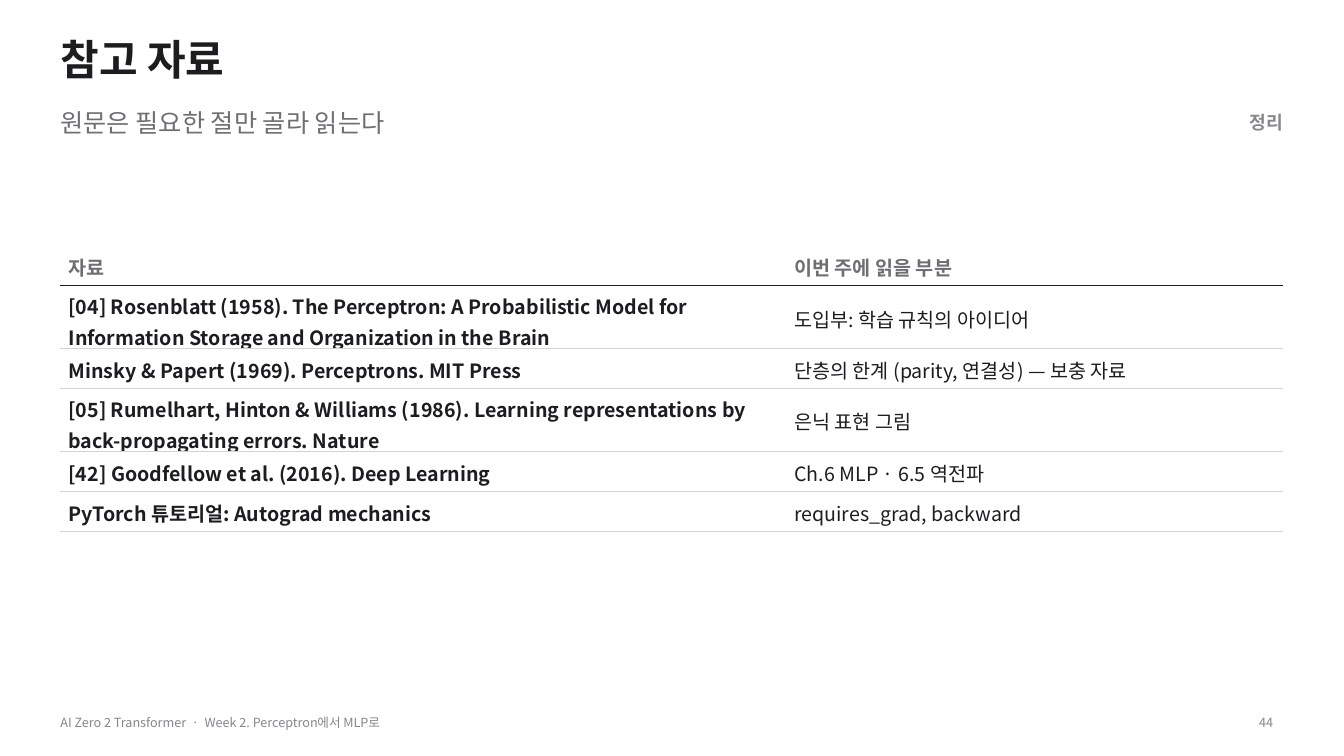
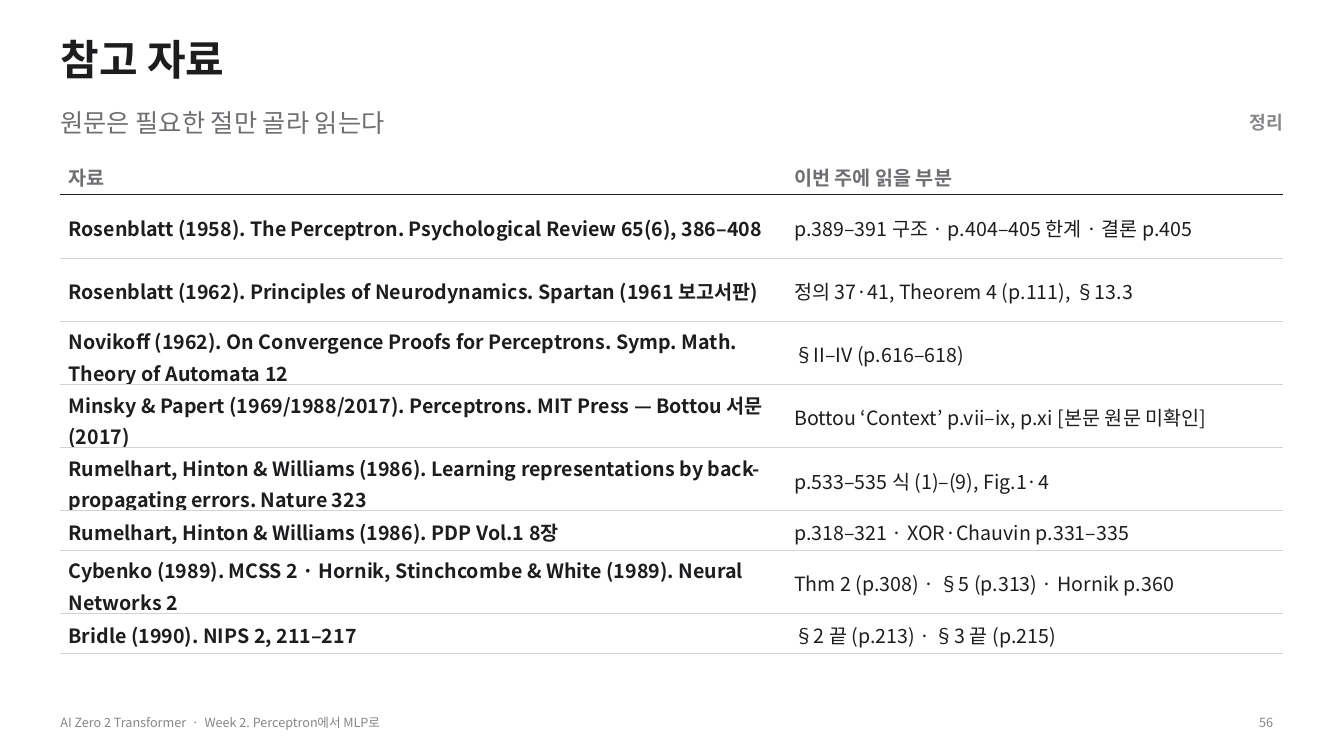
Before and after one commit to myunhh/AI-Zero-2-Transformers, a slide deck: slide 56 of lectures/week02_perceptron_to_mlp.pptx (slide 44 before the commit). Drawn at 1344x756 pixels with LibreOffice and Linux fonts; fonts in the diff are those of the drawing. Boxes give left, top, right and bottom in pixels: in the first picture for what was removed or moved away, otherwise in the second. Text is boxed around its words. In the diff, an @@ line names an element or a change of style, - is before the commit and + after.

```diff
--- a/lectures/week02_perceptron_to_mlp.pptx
+++ b/lectures/week02_perceptron_to_mlp.pptx
@@ table at [60, 155, 1284, 653] @@
-row 2: [04] Rosenblatt (1958). The Perceptron: A Probabilistic Model for Information Storage and Organization in the Brain | 도입부: 학습 규칙의 아이디어
-row 3: Minsky & Papert (1969). Perceptrons. MIT Press | 단층의 한계 (parity, 연결성) — 보충 자료
-row 4: [05] Rumelhart, Hinton & Williams (1986). Learning representations by back-propagating errors. Nature | 은닉 표현 그림
-row 5: [42] Goodfellow et al. (2016). Deep Learning | Ch.6 MLP · 6.5 역전파
-row 6: PyTorch 튜토리얼: Autograd mechanics | requires_grad, backward
+row 2: Rosenblatt (1958). The Perceptron. Psychological Review 65(6), 386–408 | p.389–391 구조 · p.404–405 한계 · 결론 p.405
+row 3: Rosenblatt (1962). Principles of Neurodynamics. Spartan (1961 보고서판) | 정의 37·41, Theorem 4 (p.111), §13.3
+row 4: Novikoff (1962). On Convergence Proofs for Perceptrons. Symp. Math. Theory of Automata 12 | §II–IV (p.616–618)
+row 5: Minsky & Papert (1969/1988/2017). Perceptrons. MIT Press — Bottou 서문 (2017) | Bottou ‘Context’ p.vii–ix, p.xi [본문 원문 미확인]
+row 6: Rumelhart, Hinton & Williams (1986). Learning representations by back-propagating errors. Nature 323 | p.533–535 식 (1)–(9), Fig.1·4
+row 7: Rumelhart, Hinton & Williams (1986). PDP Vol.1 8장 | p.318–321 · XOR·Chauvin p.331–335
+row 8: Cybenko (1989). MCSS 2 · Hornik, Stinchcombe & White (1989). Neural Networks 2 | Thm 2 (p.308) · §5 (p.313) · Hornik p.360
+row 9: Bridle (1990). NIPS 2, 211–217 | §2 끝 (p.213) · §3 끝 (p.215)
@@ table: place and size @@
-table at [60, 246, 1284, 531]
+table at [60, 155, 1284, 653]
@@ page number at [1259, 717, 1273, 727]: text changed @@
-44
+56
```
Also in this commit, not shown: 33 other slides changed, 22 slides added, 10 slides removed, 11 other files.
